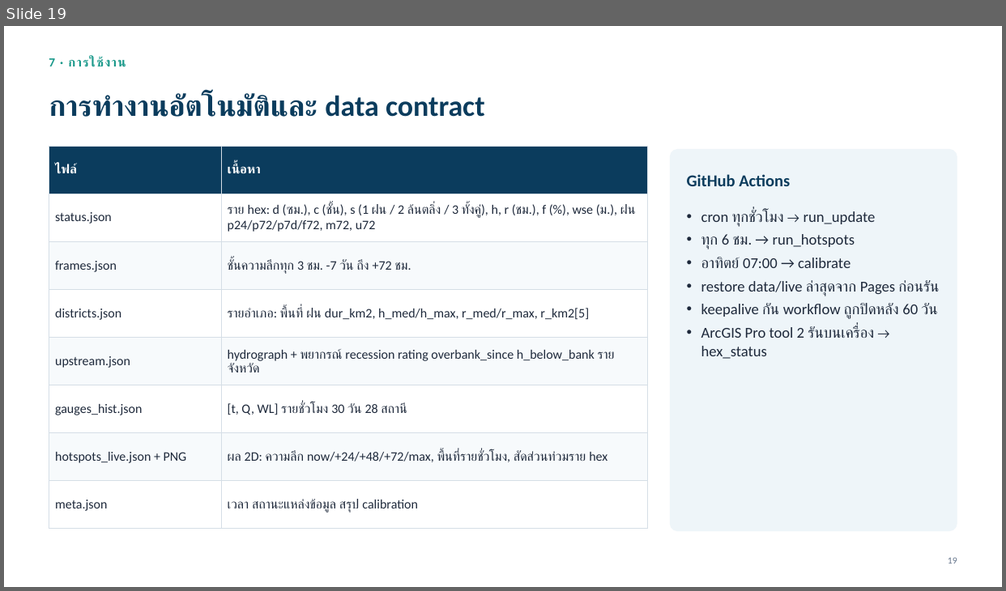
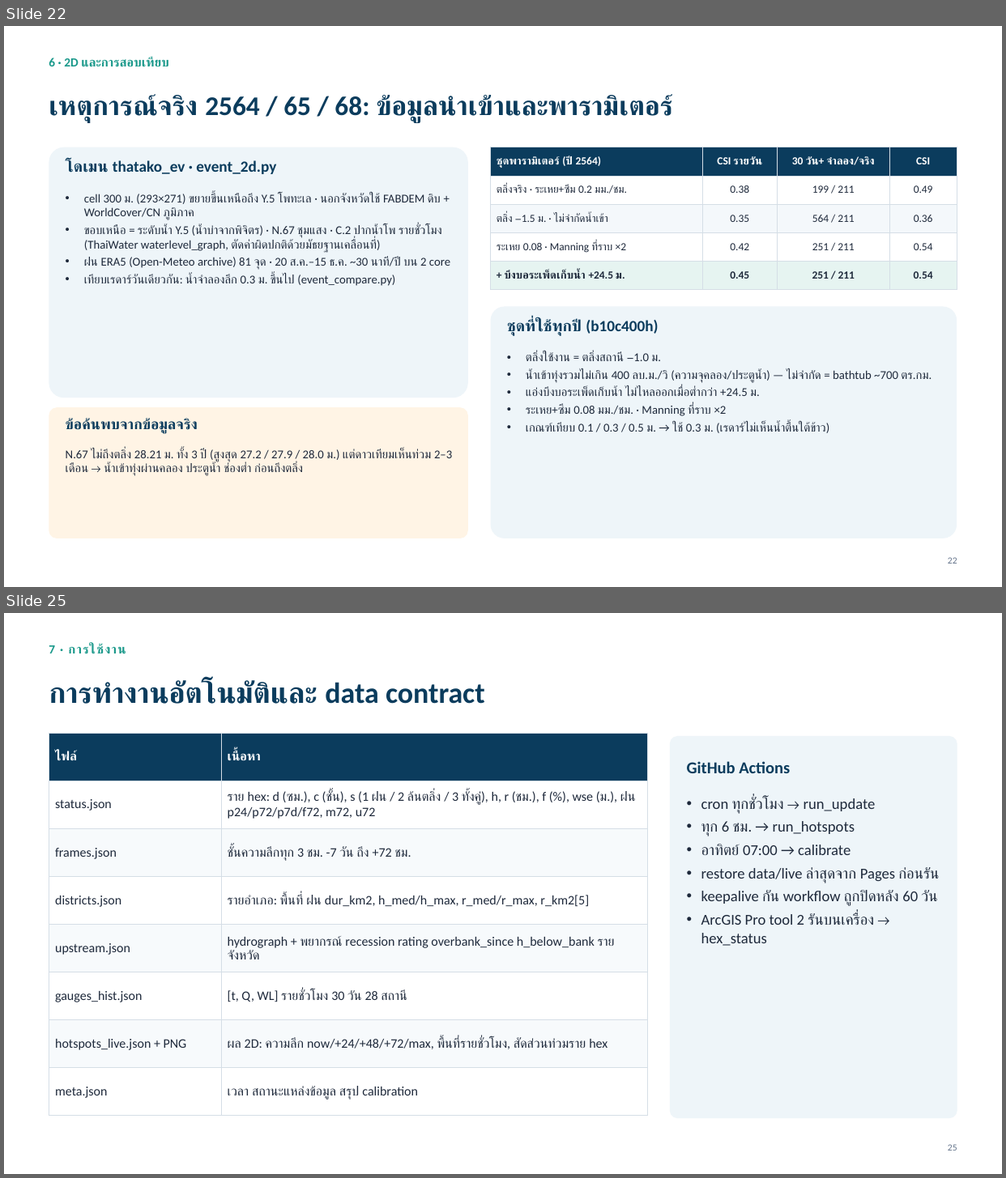
Before and after one commit to att-geo/nakhonsawan-flood, a slide deck: docs/report/NakhonSawanFlood_ทีมเทคนิค_GIS_อุทกวิทยา.pptx. Shown one above the other, each under a label of ours: slide 19 before the commit, slides 22 and 25 after it; the slides between them are not shown. The pictures are 1006x591 and 1006x1178 pixels, drawn with LibreOffice and Linux fonts; fonts in the diff are those of the drawing. Boxes give left, top, right and bottom in pixels: in the first picture for what was removed or moved away, otherwise in the second. Text is boxed around its words. In the diff, an @@ line names an element or a change of style, - is before the commit and + after.

```diff
--- a/docs/report/NakhonSawanFlood_ทีมเทคนิค_GIS_อุทกวิทยา.pptx
+++ b/docs/report/NakhonSawanFlood_ทีมเทคนิค_GIS_อุทกวิทยา.pptx
@@ slide 22 added at (4,26,1002,587), background #FFFFFF @@
@@ text added at (49,57,169,67), 12 pt, text #1B998B, bold @@
+6 · 2D และการสอบเทียบ
@@ text added at (49,95,672,123), 26 pt, text #0B3C5D, bold @@
+เหตุการณ์จริง 2564 / 65 / 68: ข้อมูลนำเข้าและพารามิเตอร์
@@ rounded rectangle added at (49,148,468,398), fill #EEF5F9 @@
@@ text added at (66,160,276,174), 15 pt, text #0B3C5D, bold @@
+โดเมน thatako_ev · event_2d.py
@@ table added at (491,148,957,289), 5 rows, 4 columns @@
+ชุดพารามิเตอร์ (ปี 2564) | CSI รายวัน | 30 วัน+ จำลอง/จริง | CSI
+ตลิ่งจริง · ระเหย+ซึม 0.2 มม./ชม. | 0.38 | 199 / 211 | 0.49
+ตลิ่ง −1.5 ม. · ไม่จำกัดน้ำเข้า | 0.35 | 564 / 211 | 0.36
+ระเหย 0.08 · Manning ที่ราบ ×2 | 0.42 | 251 / 211 | 0.54
++ บึงบอระเพ็ดเก็บน้ำ +24.5 ม. | 0.45 | 251 / 211 | 0.54
@@ text added at (84,193,450,286), 11.5 pt, text #1E293B @@
+• cell 300 ม. (293×271) ขยายขึ้นเหนือถึง Y.5 โพทะเล · นอกจังหวัดใช้ FABDEM ดิบ + WorldCover/CN ภูมิภาค
+• ขอบเหนือ = ระดับน้ำ Y.5 (น้ำบ่าจากพิจิตร) · N.67 ชุมแสง · C.2 ปากน้ำโพ รายชั่วโมง (ThaiWater waterlevel_graph, ตัดค่าผิดปกติด้วยมัธยฐานเคลื่อนที่)
+• ฝน ERA5 (Open-Meteo archive) 81 จุด · 20 ส.ค.–15 ธ.ค. ~30 นาที/ปี บน 2 core
+• เทียบเรดาร์วันเดียวกัน: น้ำจำลองลึก 0.3 ม. ขึ้นไป (event_compare.py)
@@ rounded rectangle added at (491,307,957,539), fill #EEF5F9 @@
@@ text added at (507,319,658,336), 15 pt, text #0B3C5D, bold @@
+ชุดที่ใช้ทุกปี (b10c400h)
@@ text added at (526,352,931,433), 11.5 pt, text #1E293B @@
+• ตลิ่งใช้งาน = ตลิ่งสถานี −1.0 ม.
+• น้ำเข้าทุ่งรวมไม่เกิน 400 ลบ.ม./วิ (ความจุคลอง/ประตูน้ำ) — ไม่จำกัด = bathtub ~700 ตร.กม.
+• แอ่งบึงบอระเพ็ดเก็บน้ำ ไม่ไหลออกเมื่อต่ำกว่า +24.5 ม.
+• ระเหย+ซึม 0.08 มม./ชม. · Manning ที่ราบ ×2
+• เกณฑ์เทียบ 0.1 / 0.3 / 0.5 ม. → ใช้ 0.3 ม. (เรดาร์ไม่เห็นน้ำตื้นใต้ข้าว)
@@ rounded rectangle added at (49,408,468,539), fill #FFF4E5 @@
@@ text added at (66,418,198,434), 14 pt, text #0B3C5D, bold @@
+ข้อค้นพบจากข้อมูลจริง
@@ text added at (66,449,452,476), 11.5 pt, text #1E293B @@
+N.67 ไม่ถึงตลิ่ง 28.21 ม. ทั้ง 3 ปี (สูงสุด 27.2 / 27.9 / 28.0 ม.) แต่ดาวเทียมเห็นท่วม 2–3 เดือน → น้ำเข้าทุ่งผ่านคลอง ประตูน้ำ ช่องต่ำ ก่อนถึงตลิ่ง
@@ page number added at (948,557,957,564), 9 pt, text #64748B @@
+22
@@ what was slide 19 is now slide 25 @@
@@ page number at (948,1144,957,1151): text changed @@
-19
+25
```
Also in this commit, not shown: 10 slides changed, 5 other slides added, 3 other files.
